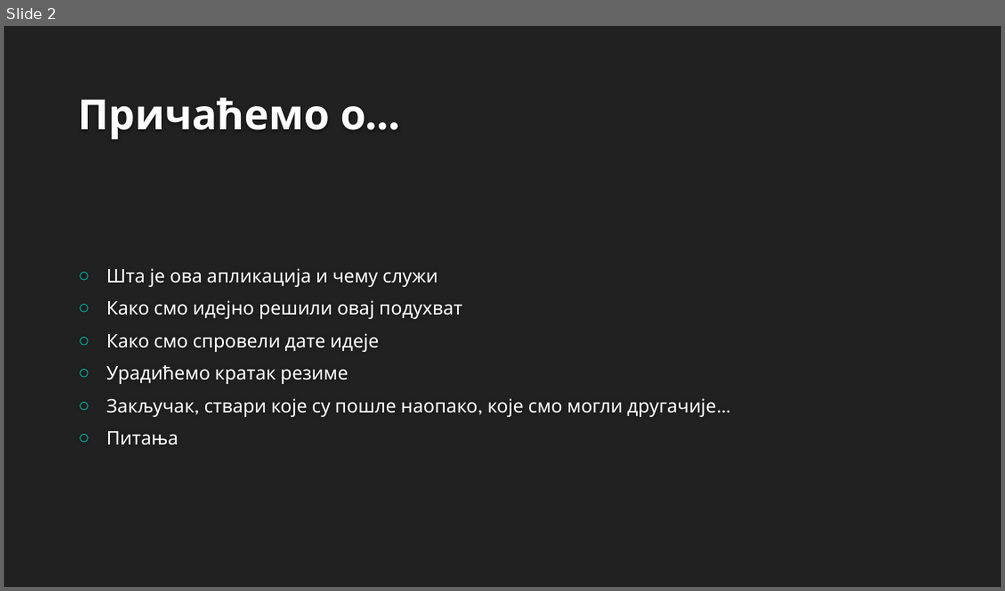
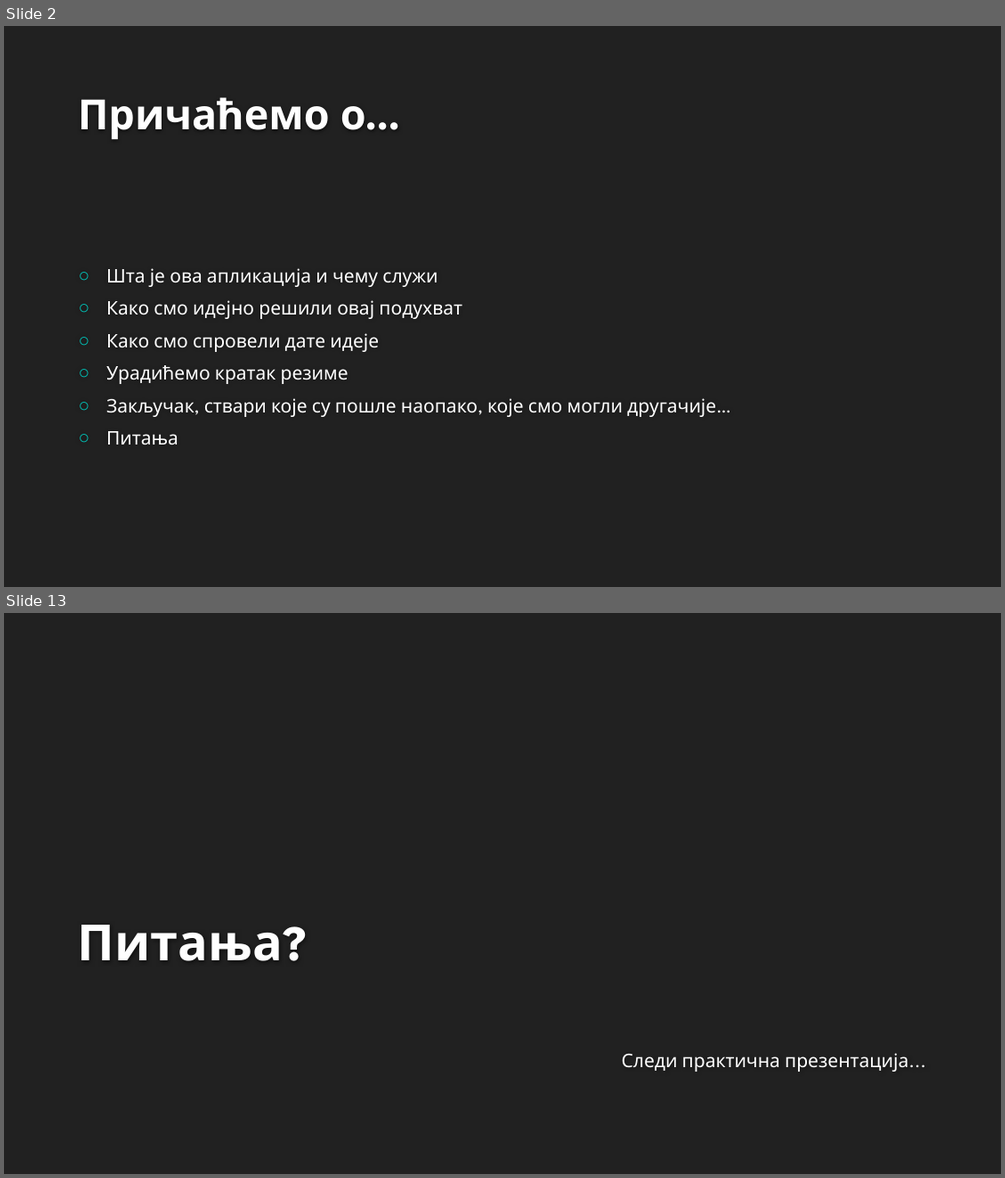
Before and after one commit to RazvojSoftvera2/MasterAudioTechnologyFunctions, a slide deck: Documentation and designs/Documentation/MATF_prezentacija.pptx. Shown one above the other, each under a label of ours: slide 2 before the commit, slides 2 and 13 after it; the slides between them are not shown. The pictures are 1005x591 and 1005x1178 pixels, drawn with LibreOffice and Linux fonts; fonts in the diff are those of the drawing; background and template pictures are left out. Boxes give left, top, right and bottom in pixels: in the first picture for what was removed or moved away, otherwise in the second. Text is boxed around its words. In the diff, an @@ line names an element or a change of style, - is before the commit and + after.

```diff
--- a/Documentation and designs/Documentation/MATF_prezentacija.pptx
+++ b/Documentation and designs/Documentation/MATF_prezentacija.pptx
@@ slide 13 added at (4, 613, 1001, 1174), background #212121 @@
@@ title added at (78, 925, 283, 961), 48 pt, text #FEFEFE, bold @@
+Питања?
@@ text added at (622, 1053, 908, 1071), 18 pt, text #FFFFFF @@
+Следи практична презентација...
```
Also in this commit, not shown: 1 slide changed, 10 other slides added.
